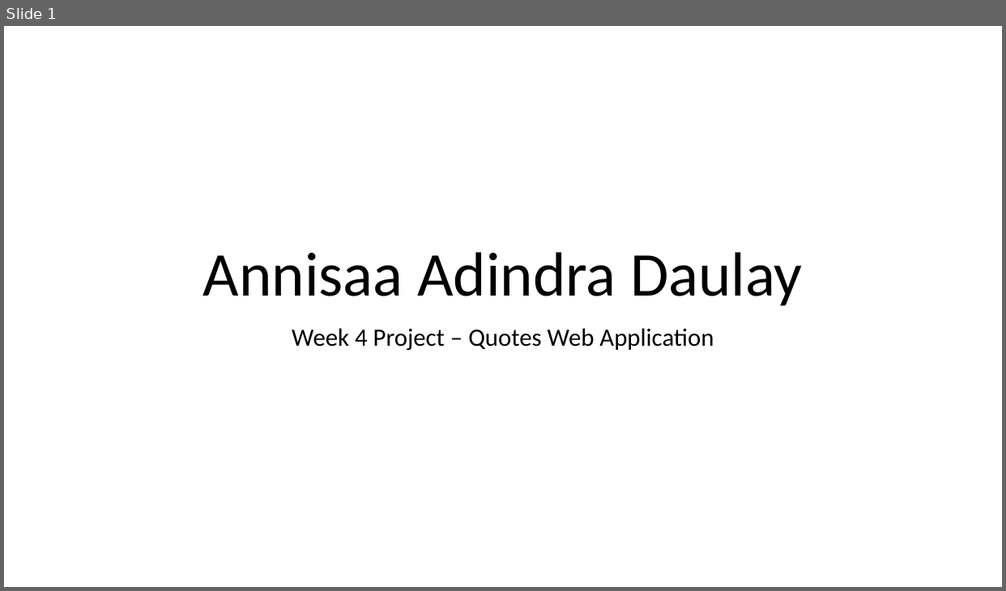
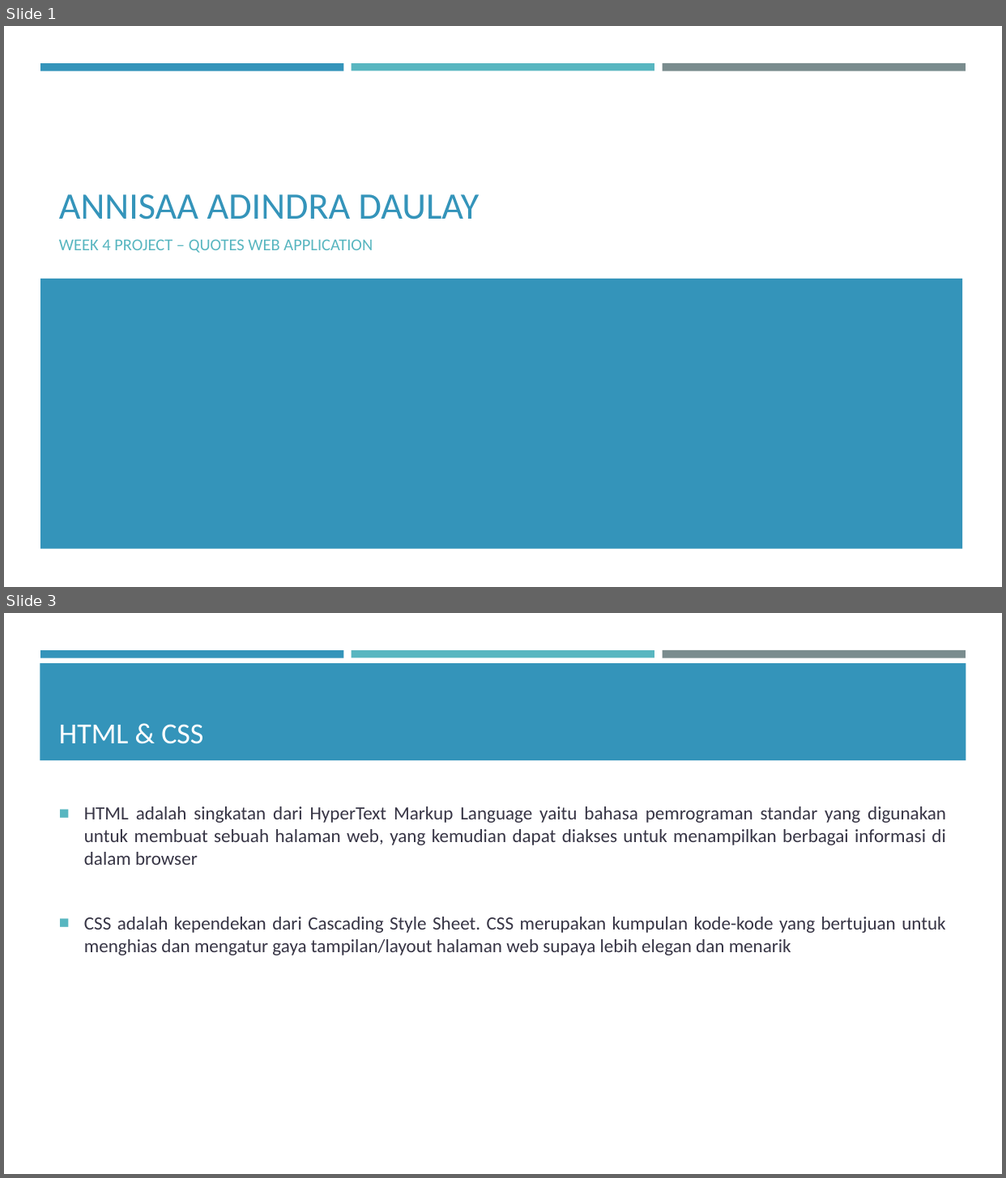
Before and after one commit to annisaaadindra/quotes-web-app, a slide deck: Annisaa Adindra Daulay.pptx. Shown one above the other, each under a label of ours: slide 1 before the commit, slides 1 and 3 after it; the slides between them are not shown. The pictures are 1006x591 and 1006x1178 pixels, drawn with LibreOffice and Linux fonts; fonts in the diff are those of the drawing. Boxes give left, top, right and bottom in pixels: in the first picture for what was removed or moved away, otherwise in the second. Text is boxed around its words. In the diff, an @@ line names an element or a change of style, - is before the commit and + after.

```diff
--- a/Annisaa Adindra Daulay.pptx
+++ b/Annisaa Adindra Daulay.pptx
@@ slide 3 added at box(4, 613, 1002, 1174), background #FFFFFF; not listed: 3 template elements that a slide beside it also shows @@
@@ rectangle added at box(40, 663, 966, 760), fill #3494BA @@
@@ title added at box(59, 724, 203, 744), 28 pt, text #FFFFFF @@
+HTML & CSS
@@ text added at box(84, 807, 946, 956), 18 pt, text #373545 @@
+■ HTML adalah singkatan dari HyperText Markup Language yaitu bahasa pemrograman standar yang digunakan untuk membuat sebuah halaman web, yang kemudian dapat diakses untuk menampilkan berbagai informasi di dalam browser
+■ CSS adalah kependekan dari Cascading Style Sheet. CSS merupakan kumpulan kode-kode yang bertujuan untuk menghias dan mengatur gaya tampilan/layout halaman web supaya lebih elegan dan menarik
@@ slide 1 changed as well @@
@@ rectangle added at box(40, 63, 344, 71), fill #3494BA @@
@@ rectangle added at box(351, 63, 654, 71), fill #58B6C0 @@
@@ rectangle added at box(662, 63, 965, 71), fill #7A8C8E @@
@@ title at box(59, 194, 479, 220): text changed; size 60 to 36 pt; text colour #000000 to #3494BA @@
-Annisaa Adindra Daulay
+ANNISAA ADINDRA DAULAY
@@ subtitle at box(59, 239, 373, 253): text changed; size 24 to 16 pt; text colour #000000 to #58B6C0 @@
-Week 4 Project – Quotes Web Application
+WEEK 4 PROJECT – QUOTES WEB APPLICATION
@@ rectangle added at box(40, 278, 963, 548), fill #3494BA @@
```
Also in this commit, not shown: 5 other slides added, 2 other files.
